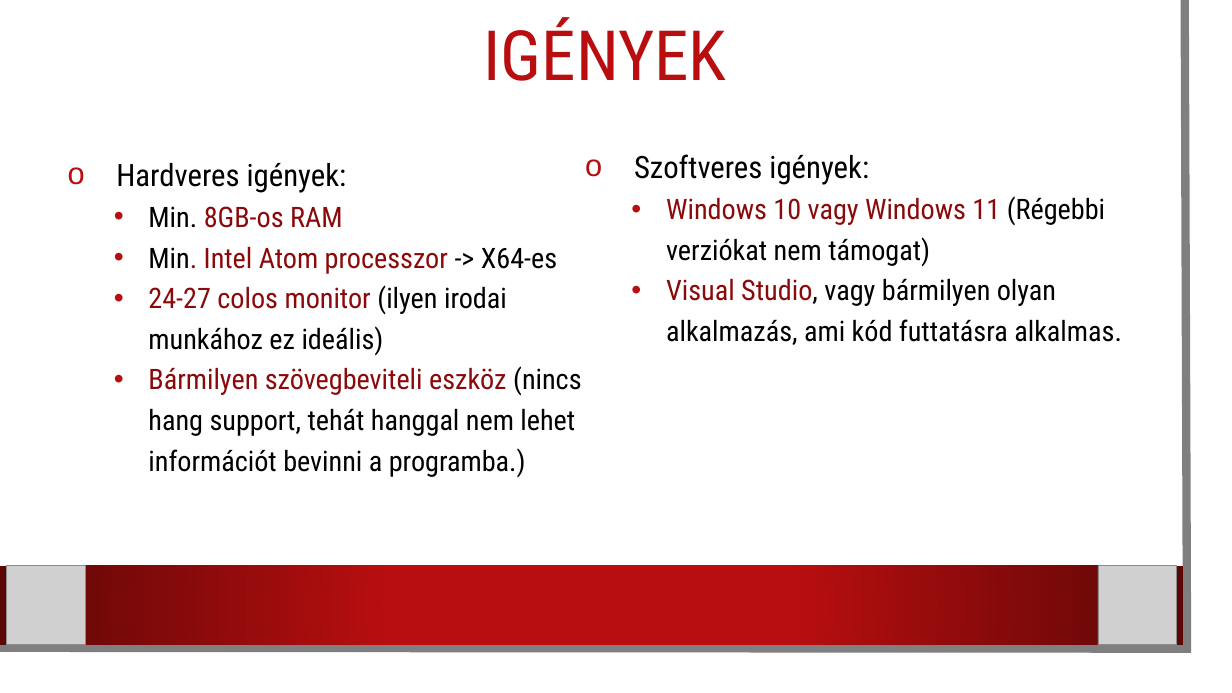
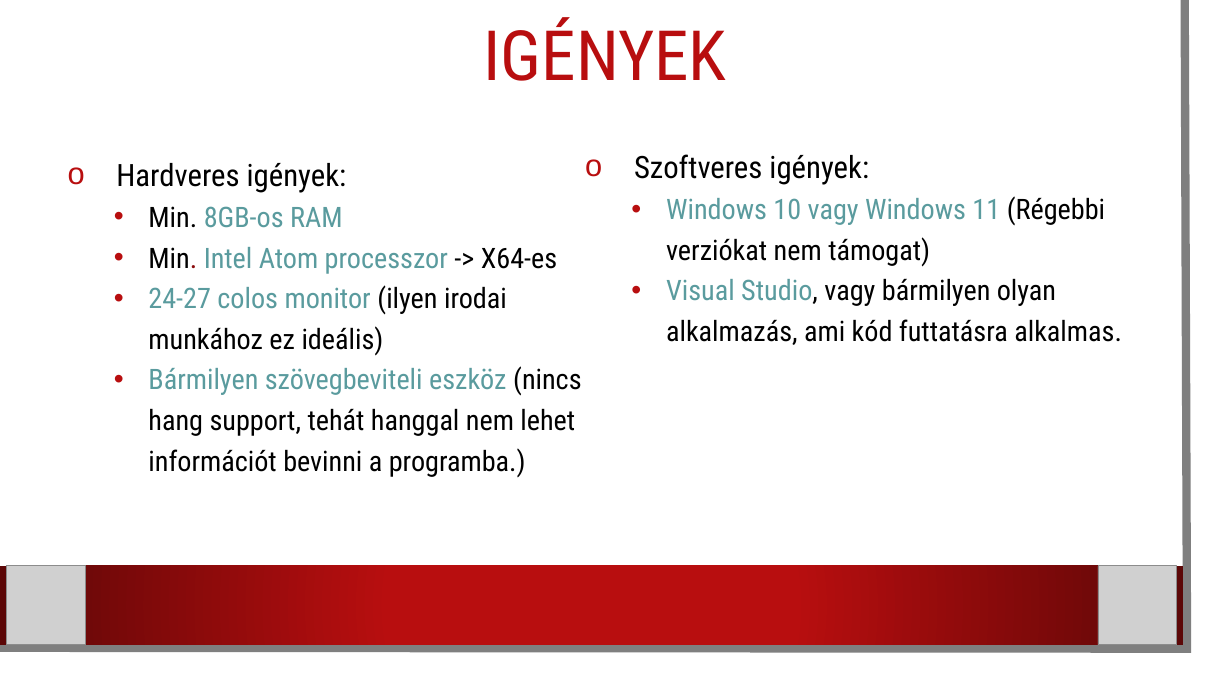
Before and after one commit to karpatililiana/Csapatmunka2.0, a slide deck: slide 5 of Programbemutató.pptx. Drawn at 1232x693 pixels with LibreOffice and Linux fonts; fonts in the diff are those of the drawing; grey boxes stand for pictures; background and template pictures are left out. Boxes give left, top, right and bottom in pixels: in the first picture for what was removed or moved away, otherwise in the second. Text is boxed around its words. In the diff, an @@ line names an element or a change of style, - is before the commit and + after.

Commit message:
Teal színnel tompítás elkezdése

```diff
--- a/Programbemutató.pptx
+++ b/Programbemutató.pptx
@@ text at [148, 206, 581, 477]: text colour #8A0A0B to #5A9B9E in "8GB-os RAM", "Intel Atom processzor", "24-27 colos monitor", "Bármilyen szövegbeviteli eszköz" @@
@@ text at [666, 196, 1122, 345]: text colour #8A0A0B to #5A9B9E in "Windows 10 vagy Windows 11", "Visual Studio," @@
```
